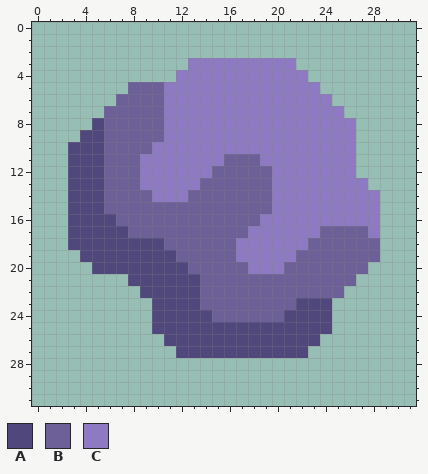
File history of a pixel-art sprite, sprites/items/spore-silicon.png. The picture above was drawn from the file before the commit.
The file is 32x32 pixels.
Palette (. is transparent): A #50477c  B #6d6099  C #8d7ac2
The same view after the edit:
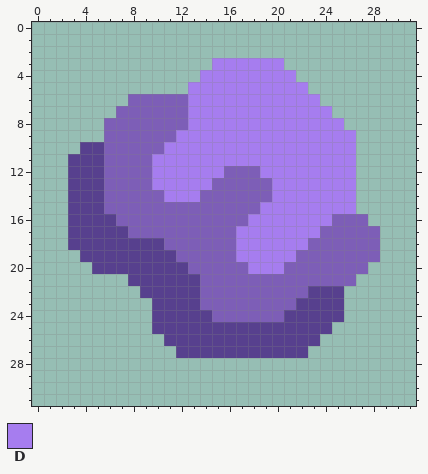
Colours new in this view: D #a67def
Difference:
Colour A changes from #50477c to #57408e.
Colour B changes from #6d6099 to #7d5eb7.
There is now colour A in rows 23 to 24 at x 25.
The edit turns colour B into colour A in row 22 at x 23 to 25.
The edit turns colour C into colour B in rows 6 to 8 at x 11 to 12; in row 9 at x 11; in row 10 at x 10; in rows 11 to 13 at x 9; in row 14 at x 10; in row 16 at x 25 to 27.
The edit turns colour C into colour B in row 17 at x 28.
The edit turns colour B into colour D in row 11 at x 16 to 18; in row 12 at x 15 and 19; in row 13 at x 14; in row 14 at x 13; in row 15 at x 19; in row 16 at x 18.
The edit turns colour B into colour D in row 17 at x 17.
The edit turns colour C into colour D in row 3 at x 15 to 20; in row 4 at x 14 to 21; in row 5 at x 13 to 22; in row 6 at x 13 to 23; in row 7 at x 13 to 24; in row 8 at x 13 to 25.
The edit turns colour C into colour D in row 9 at x 12 to 26; in row 10 at x 11 to 26; in row 11 at x 10 to 15 and 19 to 26; in row 12 at x 10 to 14 and 20 to 26; in row 13 at x 10 to 13 and 20 to 26; in row 14 at x 11 to 12 and 20 to 26.
The edit turns colour C into colour D in row 15 at x 20 to 26; in row 16 at x 19 to 24; in row 17 at x 18 to 23; in row 18 at x 17 to 22; in row 19 at x 17 to 21; in row 20 at x 18 to 20.
The author cleared colour A in row 8 at x 5; in row 9 at x 4 to 5; in row 10 at x 3.
The author cleared colour B in row 5 at x 8 to 10; in row 6 at x 7; in row 7 at x 6.
The author cleared colour C in row 3 at x 13 to 14 and 21; in row 4 at x 12 to 13 and 22; in row 5 at x 11 to 12 and 23; in row 6 at x 24; in row 7 at x 25; in row 8 at x 26.
The author cleared colour C in row 13 at x 27; in rows 14 to 15 at x 27 to 28; in row 16 at x 28.
Where, in picture pixels (left, top, right, bottom), the same in both pictures:
changed: (68, 58, 380, 358)
